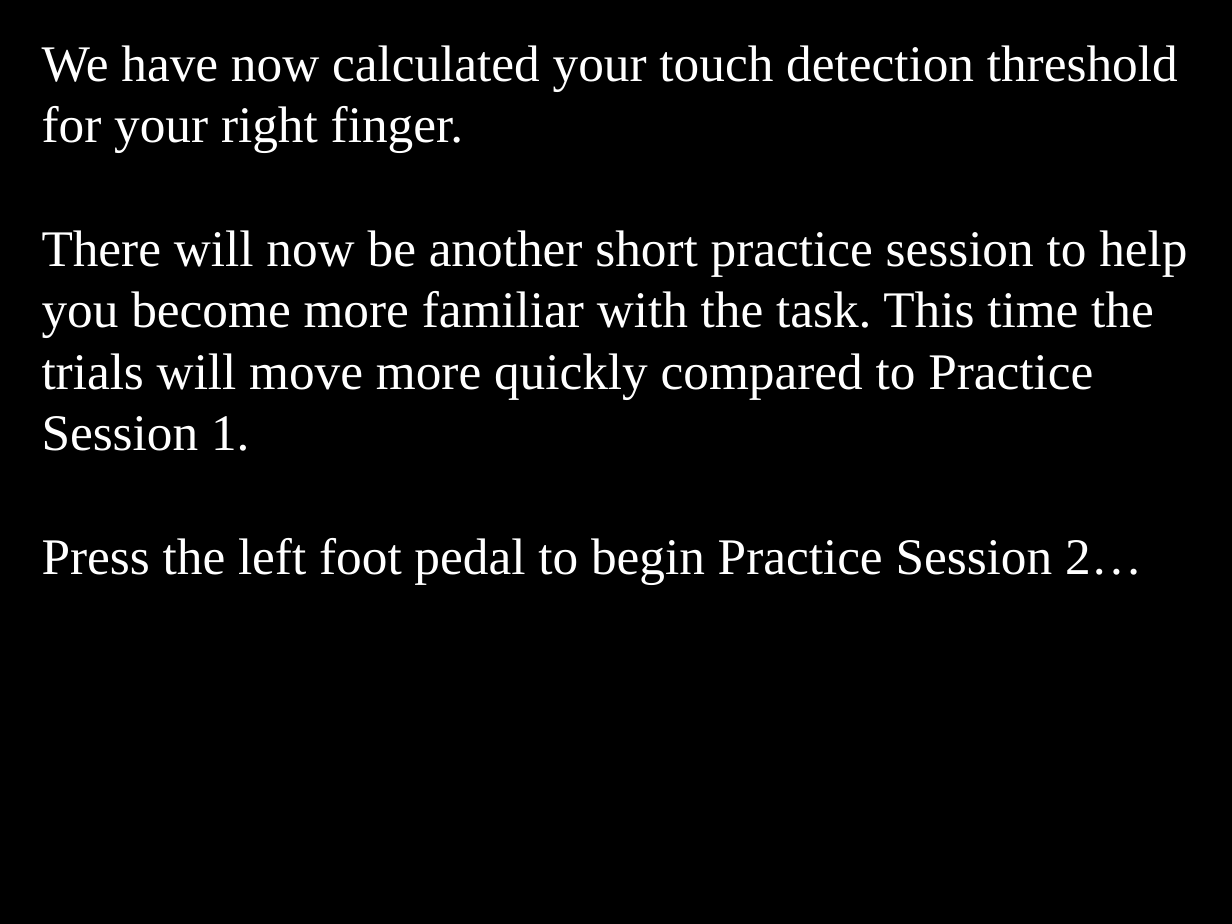
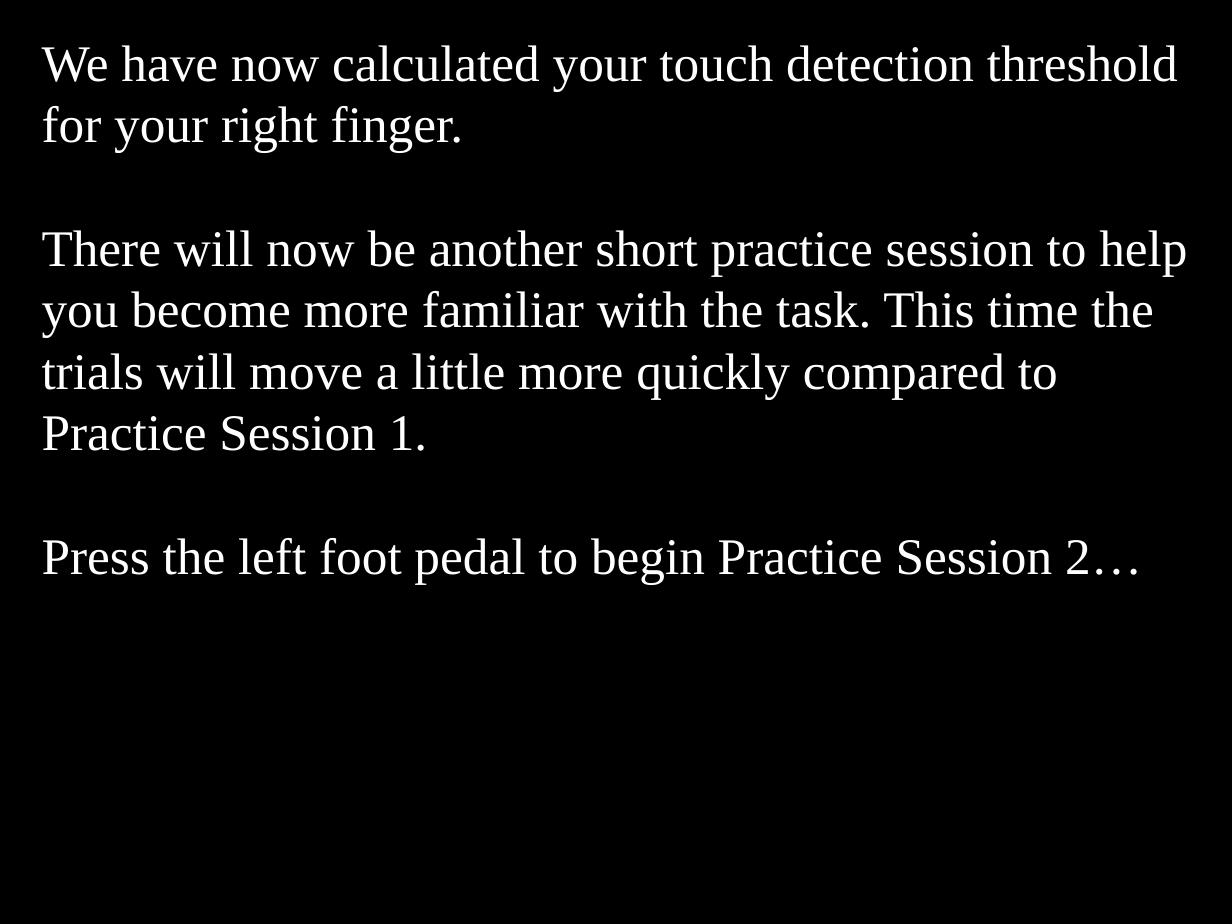
Before and after one commit to EmbodiedResearchLab/Vitality-Tactile-Detection, a slide deck: slide 12 of Stimuli/new/General instructions.pptx (slide 11 before the commit). Drawn at 1232x924 pixels with LibreOffice and Linux fonts; fonts in the diff are those of the drawing. Boxes give left, top, right and bottom in pixels: in the first picture for what was removed or moved away, otherwise in the second. Text is boxed around its words. In the diff, an @@ line names an element or a change of style, - is before the commit and + after.

```diff
--- a/Stimuli/new/General instructions.pptx
+++ b/Stimuli/new/General instructions.pptx
@@ text at [42, 230, 1187, 451]: text changed @@
-There will now be another short practice session to help you become more familiar with the task. This time the trials will move more quickly compared to Practice Session 1.
+There will now be another short practice session to help you become more familiar with the task. This time the trials will move a little more quickly compared to Practice Session 1.
```
Also in this commit, not shown: 13 other slides changed, 4 slides added, 30 other files.
